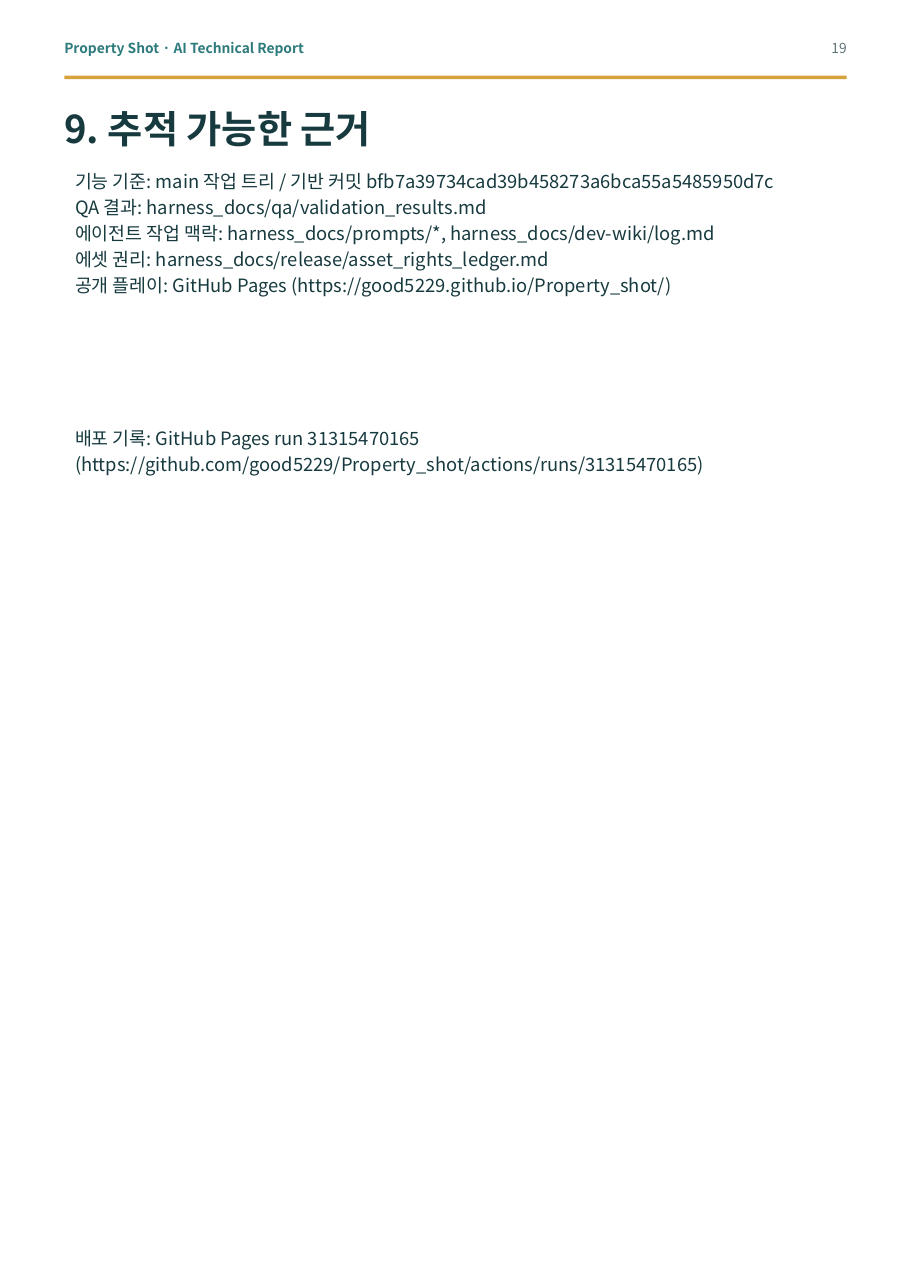
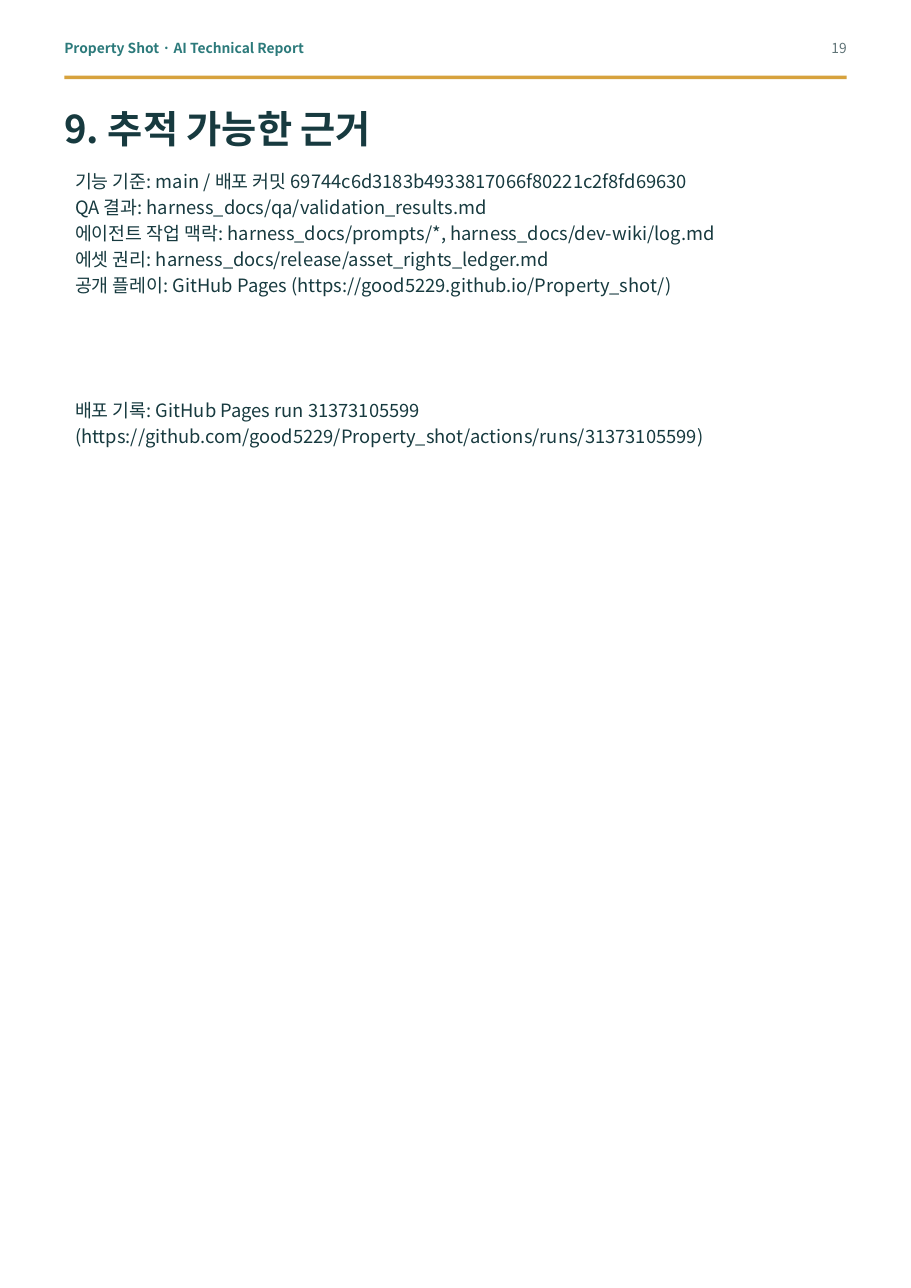
Before and after one commit to good5229/Property_shot, a slide deck: slide 19 of report/dist/property_shot_ai_technical_report.pptx. Drawn at 911x1288 pixels with LibreOffice and Linux fonts; fonts in the diff are those of the drawing. Boxes give left, top, right and bottom in pixels: in the first picture for what was removed or moved away, otherwise in the second. Text is boxed around its words. In the diff, an @@ line names an element or a change of style, - is before the commit and + after.

```diff
--- a/report/dist/property_shot_ai_technical_report.pptx
+++ b/report/dist/property_shot_ai_technical_report.pptx
@@ text at [75, 173, 687, 190]: text changed @@
-기능 기준: main 작업 트리 / 기반 커밋 bfb7a39734cad39b458273a6bca55a5485950d7c
+기능 기준: main / 배포 커밋 69744c6d3183b4933817066f80221c2f8fd69630
@@ text at [75, 402, 704, 448]: text changed @@
-배포 기록: GitHub Pages run 31315470165 (https://github.com/good5229/Property_shot/actions/runs/31315470165)
+배포 기록: GitHub Pages run 31373105599 (https://github.com/good5229/Property_shot/actions/runs/31373105599)
```
Also in this commit, not shown: 5 other slides changed, 11 other files.
